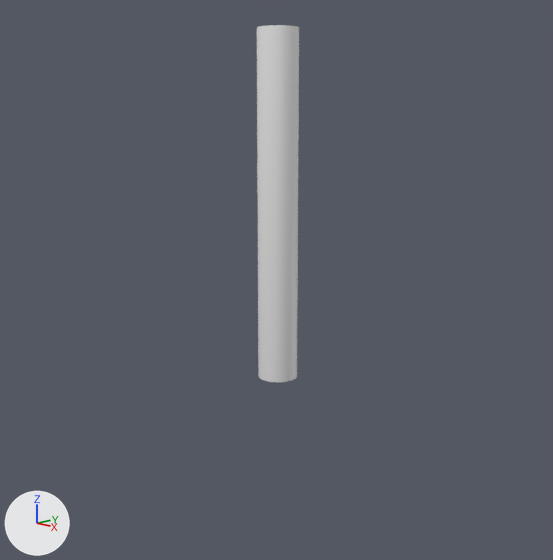
An edit to the Blender file christmasSkatersFlag.blend, drawn before and after from the same camera.
Camera for both pictures: a camera (50 mm lens) standing at (6.8, -6.66, 4.08) and looking at (-0.05, 0.03, 2.01). Every picture has the same lights, and +X, +Y and +Z are marked at lower left. The same objects are shown in both versions, whatever each file hides.
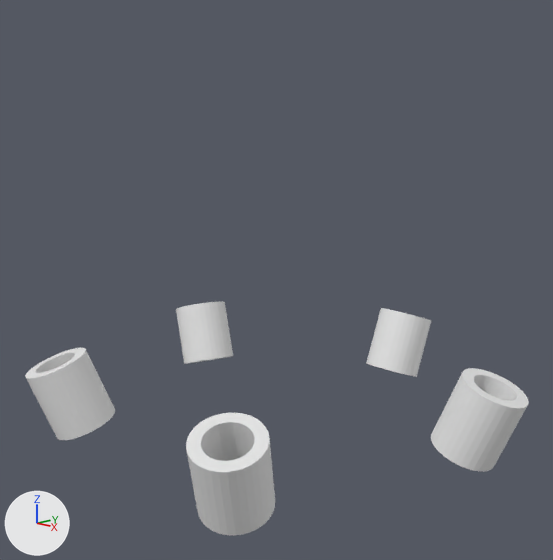
Location of each change, [x1, y1, x2, y2] in pixels of the pictures (553 x 560 px):
'Cylinder', reshaped, moved, modifiers changed, rescaled (1074% wider, 34% shorter): before [257, 25, 299, 382]; after [25, 301, 529, 535]

The change, as a diff of the scene's bpy script:
```diff
--- a/christmasSkatersFlag.blend.py
+++ b/christmasSkatersFlag.blend.py
@@ me_cylinder_001 @@
+me_cylinder_001.from_pydata(...)  # 128 vertices, 128 faces; spans x -0.396..0.396, y 2.083..3.153, z 0.096..1.192
@@ ob_cylinder @@
-ob_cylinder = bpy.data.objects.new('Cylinder', me_cylinder)
-ob_cylinder.location = (0.01, 0.0, 2.99)
-ob_cylinder.scale = (0.212, 0.212, 2.22)
+ob_cylinder = bpy.data.objects.new('Cylinder', me_cylinder_001)
+ob_cylinder.location = (0.0, 0.0, 0.0)
+_m = ob_cylinder.modifiers.new('Array', 'ARRAY')
+_m.count = 5
+_m.relative_offset_displace = (0.0, 0.0, 0.0)
+_m.use_object_offset = True
+_m.offset_object = ob_empty
@@ ob_empty @@
+ob_empty = bpy.data.objects.new('Empty', None)
+ob_empty.location = (0.0, 0.0, 0.0)
+ob_empty.rotation_euler = (0.0, 0.0, 1.257)  # degrees (0, 0, 72)
```
